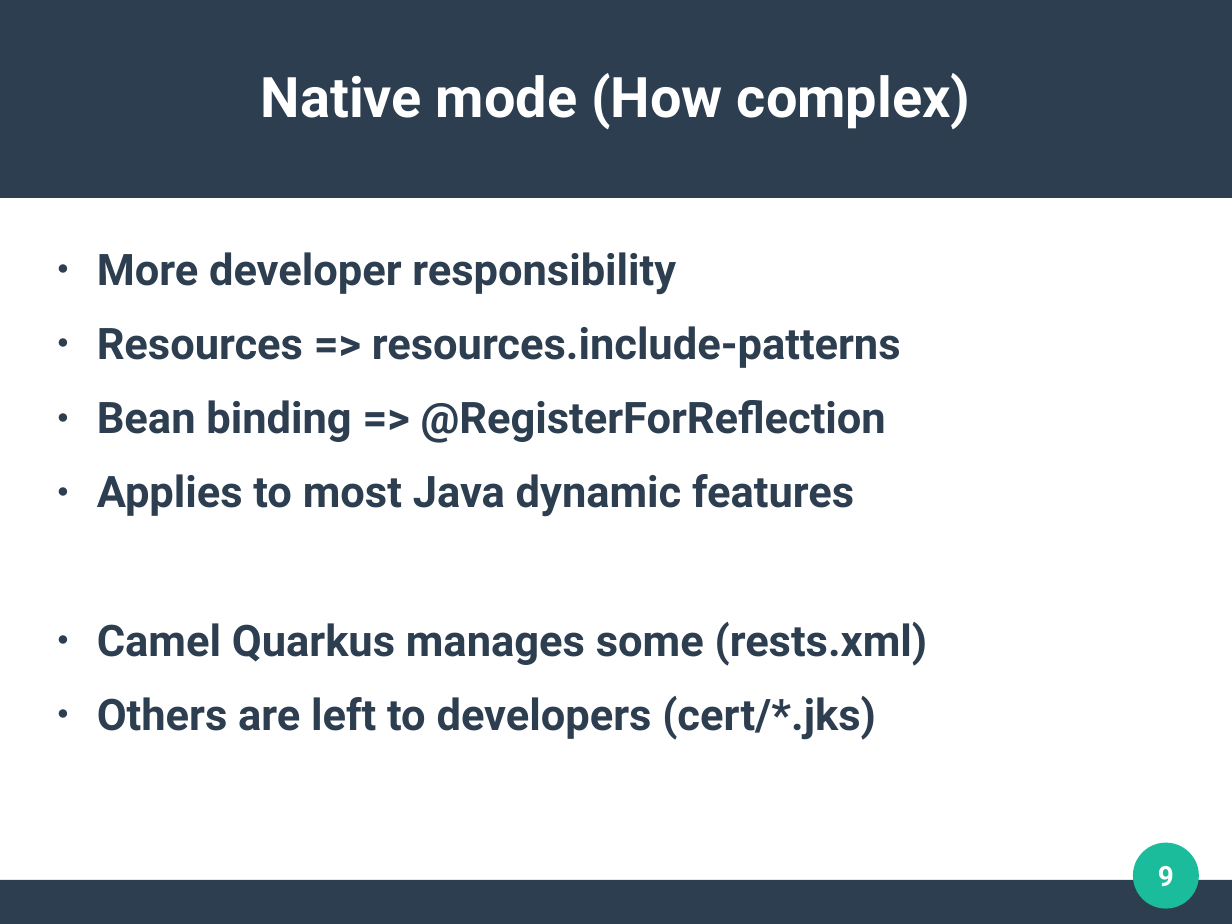
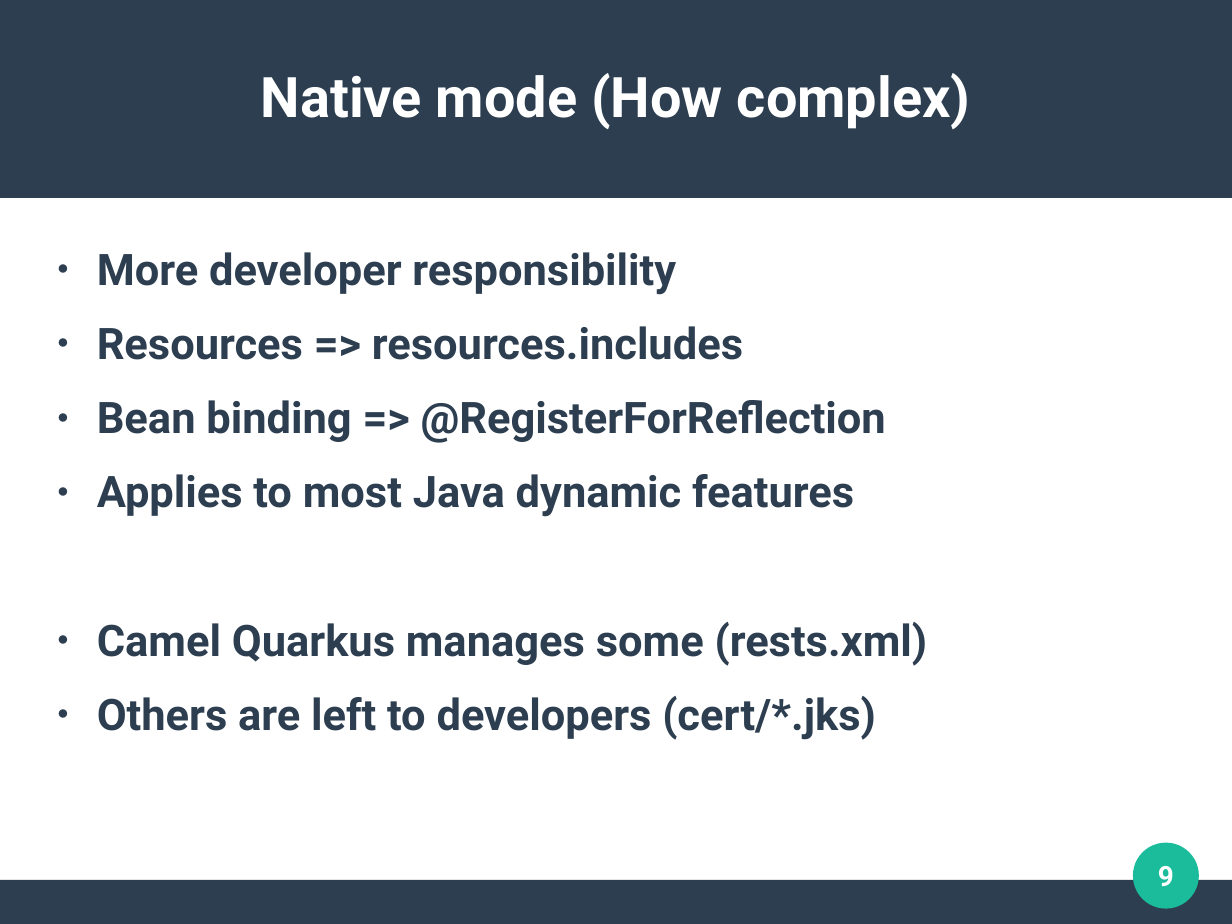
Before and after one commit to aldettinger/integration-in-the-cloud-era-with-camel-quarkus, a slide deck: slide 9 of Getting Further With Camel Quarkus.odp. Drawn at 1232x924 pixels with LibreOffice and Linux fonts; fonts in the diff are those of the drawing. Boxes give left, top, right and bottom in pixels: in the first picture for what was removed or moved away, otherwise in the second. Text is boxed around its words. In the diff, an @@ line names an element or a change of style, - is before the commit and + after.

```diff
--- a/Getting Further With Camel Quarkus.odp
+++ b/Getting Further With Camel Quarkus.odp
@@ text at (x1=97, y1=326, x2=743, y2=360): text changed @@
-● Resources => resources.include-patterns
+● Resources => resources.includes
```
Also in this commit, not shown: 1 other file.
